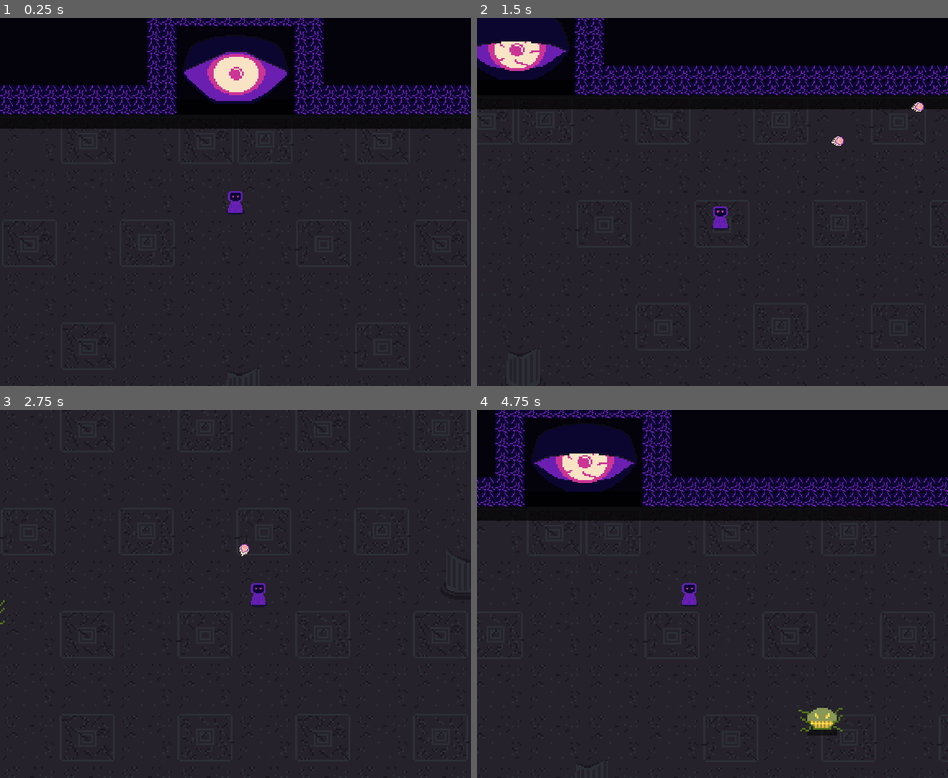
Above: before the commit, frames 1-4 (two rows, left to right).
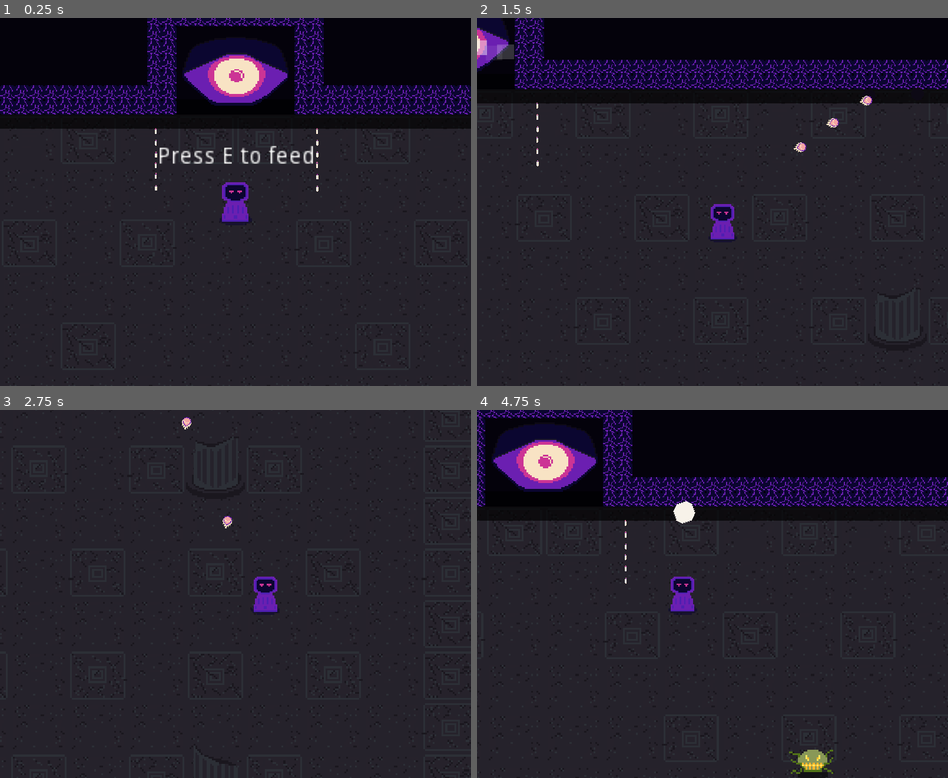
Above: after the commit, the same moments.

Repository: LeoCal4/LD46-Sanjuro-Game
Game: Godot game, scene res://Scene1.tscn
Two runs of this game, one before a commit and one after it. Both use one fixed random seed, a clock stepped at 60 frames per second and the inputs below. The engine's default icon, where the game draws it, is replaced by a stand-in: a white triangle on a blue panel in a dark square.
Inputs (mouse positions are in pixels of both pictures, inside the frame that each line leads up to):
- Up to frame 1 (0.25 s): no input
- Up to frame 2 (1.5 s): tap E (action) at 0.5, 0.6 s; move the mouse to (816, 183) at 0.52 s; press the mouse at (816, 183) at 0.53 s; hold Right (right) 0.53-1.28 s; move the mouse to (618, 220) at 1.27 s; release the mouse at (618, 220) at 1.28 s; hold S (down) from 1.28 s (still down); click (618, 220) at 1.35 s
- Up to frame 3 (2.75 s): tap E (action) at 1.55, 2.1 s; move the mouse to (282, 513) at 2.02 s; release S (down) at 2.03 s; press the mouse at (282, 513) at 2.03 s; hold Right (right) from 2.03 s (still down)
- Up to frame 4 (4.75 s): move the mouse to (688, 667) at 2.77 s; release Right (right) at 2.78 s; release the mouse at (688, 667) at 2.78 s; hold Up (up) 2.78-3.53 s; click (688, 667) at 2.85 s; tap E (action) at 3.05, 3.6, 4.55 s; move the mouse to (853, 649) at 3.52 s; press the mouse at (853, 649) at 3.53 s; hold Left (left) from 3.53 s (still down); move the mouse to (571, 538) at 4.27 s; release the mouse at (571, 538) at 4.28 s; click (571, 538) at 4.35 s

The runs differ from the first frame. In frame 1, 1.9% of the frame differs, in the area x 32-68%, y 4-56%; in frame 2, 9.5%; in frame 3, 0.6%; in frame 4, 10%, in the area x 0-100%, y 0-100%.

Commit message:
Added item spawn

Diff:
--- a/Enemy/Enemy.gd
+++ b/Enemy/Enemy.gd
@@ -87,7 +87,7 @@
 func die():
 	var soul = soul_scene.instance()
 	soul.position = position
-	get_tree().get_root().call_deferred('add_child', soul)
+	get_tree().get_root().get_node("/root/Scene1/YSort/").call_deferred('add_child', soul)
 	Globals.add_enemy_killed()
 	queue_free()
 
--- a/Enemy/RangedEnemy.gd
+++ b/Enemy/RangedEnemy.gd
@@ -30,7 +30,7 @@
 			bullet.direction = direction
 			bullet.parent = self
 			bullet.damage = bullet_damage
-			get_tree().get_root().add_child(bullet)
+			get_tree().get_root().get_node("/root/Scene1/YSort/").add_child(bullet)
 			if Globals.sound:
 				$ShootSound.play()
 			time = 0
--- a/EnemySpawner.gd
+++ b/EnemySpawner.gd
@@ -23,4 +23,4 @@
 	var enemy_scene = enemies.front()
 	var enemy = enemy_scene.instance()
 	enemy.position = position
-	get_tree().get_root().call_deferred('add_child', enemy)
+	get_tree().get_root().get_node("/root/Scene1/YSort/").call_deferred('add_child', enemy)
--- /dev/null
+++ b/Floor/Column.tscn
@@ -0,0 +1,22 @@
+[gd_scene load_steps=3 format=2]
+
+[ext_resource path="res://Floor/FloorDetailTileset.png" type="Texture" id=1]
+
+[sub_resource type="CapsuleShape2D" id=1]
+radius = 9.75951
+height = 13.5738
+
+[node name="Column" type="StaticBody2D"]
+scale = Vector2( 2, 2 )
+collision_layer = 4
+collision_mask = 0
+
+[node name="Sprite" type="Sprite" parent="."]
+texture = ExtResource( 1 )
+vframes = 2
+hframes = 2
+
+[node name="CollisionShape2D" type="CollisionShape2D" parent="."]
+position = Vector2( 0, 6 )
+rotation = 1.5708
+shape = SubResource( 1 )
--- a/Globals/Globals.gd
+++ b/Globals/Globals.gd
@@ -3,13 +3,17 @@
 const DEBUG = false
 var sound = true
 var enemy_spawn_delay = 5
+var item_spawn_delay = 15
 var enemies_killed = 0
 var decay_multiplicator = 1
-
 
 func add_enemy_killed():
 	enemies_killed += 1
 	if enemies_killed % 10 == 0:
 		enemy_spawn_delay = max(enemy_spawn_delay - 0.25, 1.5)
-		print("current spawn delay: " + str(enemy_spawn_delay))
 		decay_multiplicator += 0.1
+
+func reset_stats():
+	enemy_spawn_delay = 5
+	enemies_killed = 0
+	decay_multiplicator = 1
--- a/Globals/SceneLoader.gd
+++ b/Globals/SceneLoader.gd
@@ -38,6 +38,7 @@
 
 
 func _disable_ui():
+	Globals.reset_stats()
 	UI.disable_buttons()
 	for enemy in get_tree().get_nodes_in_group('enemies'):
 		enemy.queue_free()
--- a/God/God.gd
+++ b/God/God.gd
@@ -1,6 +1,9 @@
-extends Node2D
+extends StaticBody2D
 
 const MAX_HEALTH = 100
+
+var soul_container_scene = preload("res://Item/SoulContainer.tscn")
+var health_scene = preload("res://Item/HealthPickup.tscn")
 
 onready var label = $Label
 onready var sprite = $Sprite
@@ -14,9 +17,11 @@
 var current_frame = 1
 var hp = MAX_HEALTH / 2 setget set_hp
 var time_passed = 0
+var souls_received = 0
 
 func _ready():
-	center = position
+	center = $Sprite.position
+	randomize()
 
 func _physics_process(delta):
 	time_passed += delta
@@ -24,7 +29,7 @@
 		set_hp(-time_passed * Globals.decay_multiplicator)
 		time_passed = 0
 	angle += rotation_speed * delta
-	position = center + Vector2(sin(angle/2), cos(angle) * radius)
+	$Sprite.position = center + Vector2(sin(angle/2), cos(angle) * radius)
 
 func set_hp(amount):
 	check_berserk(amount)
@@ -58,3 +63,24 @@
 	set_hp(5)
 	soul_particles.emitting = false
 	sprite.frame = current_frame
+	souls_received += 1
+	handle_item_spawn()
+
+func handle_item_spawn():
+	if souls_received % 15 == 0:
+		spawn_soul_container()
+	elif souls_received % 5 == 0:
+		if randf() >= 0.4:
+			spawn_health()
+
+func spawn_soul_container():
+	var soul_container = soul_container_scene.instance()
+	soul_container.global_position = $ItemSpawnPosition.global_position
+	get_tree().get_root().get_node("/root/Scene1/YSort/").call_deferred('add_child', soul_container)
+	print('spawned soul container')
+
+func spawn_health():
+	var health = health_scene.instance()
+	health.global_position = $ItemSpawnPosition.global_position
+	get_tree().get_root().get_node("/root/Scene1/YSort/").call_deferred('add_child', health)
+	print('spawned health')
--- a/God/God.tscn
+++ b/God/God.tscn
@@ -7,8 +7,13 @@
 offsets = PoolRealArray( 0, 0.774834, 0.966887 )
 colors = PoolColorArray( 0.384314, 0.439216, 0.654902, 1, 1, 1, 1, 0.447059, 1, 1, 1, 0 )
 
-[node name="God" type="Node2D"]
+[sub_resource type="RectangleShape2D" id=2]
+extents = Vector2( 42.1964, 10 )
+
+[node name="God" type="StaticBody2D"]
 scale = Vector2( 1.8, 1.6 )
+collision_layer = 4
+collision_mask = 0
 script = ExtResource( 1 )
 
 [node name="Sprite" type="Sprite" parent="."]
@@ -45,3 +50,10 @@
 [node name="RecieveSoul" type="AudioStreamPlayer2D" parent="."]
 volume_db = -10.0
 pitch_scale = 0.8
+
+[node name="CollisionShape2D" type="CollisionShape2D" parent="."]
+position = Vector2( 0, 19.1618 )
+shape = SubResource( 2 )
+
+[node name="ItemSpawnPosition" type="Position2D" parent="."]
+position = Vector2( 0, 76.8443 )
--- a/Item/Item.gd
+++ b/Item/Item.gd
@@ -4,6 +4,7 @@
 var rotation_speed = 1
 var radius = 3
 var angle = 0
+var time = 0
 
 func _ready():
 	center = position
@@ -11,3 +12,6 @@
 func _physics_process(delta):
 	angle += rotation_speed * delta
 	position = center + Vector2(sin(angle/2), cos(angle)) * radius
+	time += delta
+	if time >= 10:
+		queue_free()
--- /dev/null
+++ b/ItemSpawner.gd
@@ -0,0 +1,23 @@
+extends Node2D
+
+export(Array, PackedScene) var items = []
+
+var time_since_last_spawn = 0
+
+func _ready():
+	randomize()
+
+func _physics_process(delta):
+	time_since_last_spawn += delta
+	if time_since_last_spawn >= Globals.item_spawn_delay:
+		var random_spawner_index = randi() % get_child_count()
+		spawn_item(get_child(random_spawner_index).position)
+		time_since_last_spawn = 0
+
+
+func spawn_item(position):
+	items.shuffle()
+	var item_scene = items.front()
+	var item = item_scene.instance()
+	item.position = position
+	get_tree().get_root().get_node("/root/Scene1/YSort/").call_deferred('add_child', item)
--- a/Player/Player.gd
+++ b/Player/Player.gd
@@ -3,7 +3,7 @@
 const FRICTION = 10
 const KNOCKBACK = 100
 
-var max_souls = 3
+var max_souls = 10
 var base_damage = 20
 var max_damage = 100
 var base_move_speed = 3000
@@ -53,6 +53,14 @@
 		health_bar.value = 100
 	if (is_instance_valid(souls_label)):
 		update_souls_label()
+	get_soul()
+	get_soul()
+	get_soul()
+	get_soul()
+	get_soul()
+	get_soul()
+	get_soul()
+	get_soul()
 
 
 func _physics_process(delta):
@@ -93,7 +101,7 @@
 		bullet_instance.damage = damage
 		bullet_instance.parent = self
 		bullet_instance.scale += Vector2(0.1, 0.1) * ((damage - base_damage) / 100)
-		get_tree().get_root().add_child(bullet_instance)
+		get_tree().get_root().get_node("/root/Scene1/YSort").add_child(bullet_instance)
 		if Globals.sound:
 			shoot_sound.play()
 		yield(get_tree().create_timer(shoot_delay), "timeout")
--- a/Scene1.tscn
+++ b/Scene1.tscn
@@ -1,16 +1,23 @@
-[gd_scene load_steps=14 format=2]
+[gd_scene load_steps=21 format=2]
 
 [ext_resource path="res://Scene1.gd" type="Script" id=1]
 [ext_resource path="res://Floor/FloorTileset.tres" type="TileSet" id=2]
 [ext_resource path="res://icon.png" type="Texture" id=3]
-[ext_resource path="res://Walls/Walls.tres" type="TileSet" id=4]
-[ext_resource path="res://God/God.tscn" type="PackedScene" id=5]
-[ext_resource path="res://Enemy/Enemy.tscn" type="PackedScene" id=6]
-[ext_resource path="res://Player/Player.tscn" type="PackedScene" id=7]
-[ext_resource path="res://Enemy/RangedEnemy.tscn" type="PackedScene" id=8]
-[ext_resource path="res://SoulSacrificeArea.gd" type="Script" id=9]
-[ext_resource path="res://EnemySpawner.gd" type="Script" id=10]
-[ext_resource path="res://Sounds/LD45music.wav" type="AudioStream" id=11]
+[ext_resource path="res://Floor/FloorDetailTileset.png" type="Texture" id=4]
+[ext_resource path="res://Walls/Walls.tres" type="TileSet" id=5]
+[ext_resource path="res://God/God.tscn" type="PackedScene" id=6]
+[ext_resource path="res://Enemy/Enemy.tscn" type="PackedScene" id=7]
+[ext_resource path="res://Player/Player.tscn" type="PackedScene" id=8]
+[ext_resource path="res://Enemy/RangedEnemy.tscn" type="PackedScene" id=9]
+[ext_resource path="res://Floor/Column.tscn" type="PackedScene" id=10]
+[ext_resource path="res://SoulSacrificeArea.gd" type="Script" id=11]
+[ext_resource path="res://EnemySpawner.gd" type="Script" id=12]
+[ext_resource path="res://Sounds/LD45music.wav" type="AudioStream" id=13]
+[ext_resource path="res://ItemSpawner.gd" type="Script" id=14]
+[ext_resource path="res://Item/Boots.tscn" type="PackedScene" id=15]
+[ext_resource path="res://Item/Bow.tscn" type="PackedScene" id=16]
+[ext_resource path="res://Item/DamageUp.tscn" type="PackedScene" id=17]
+[ext_resource path="res://Item/SoulContainer.tscn" type="PackedScene" id=18]
 
 [sub_resource type="NavigationPolygon" id=1]
 vertices = PoolVector2Array( -500.527, 9.47507, 1014.5, 6.90161, 1015.97, 826.165, -505.241, 828.016 )
@@ -22,6 +29,9 @@
 
 [node name="Scene1" type="Node2D"]
 script = ExtResource( 1 )
+__meta__ = {
+"_edit_lock_": true
+}
 
 [node name="Floor" type="TileMap" parent="."]
 position = Vector2( 528.042, 34.0734 )
@@ -46,11 +56,110 @@
 "_edit_lock_": true
 }
 
+[node name="Candles" type="Node2D" parent="."]
+editor/display_folded = true
+
+[node name="Candle" type="Sprite" parent="Candles"]
+position = Vector2( 697.416, 52.0112 )
+scale = Vector2( 0.3, 0.3 )
+texture = ExtResource( 4 )
+vframes = 2
+hframes = 2
+frame = 2
+
+[node name="Candle9" type="Sprite" parent="Candles"]
+position = Vector2( 697.416, 89.0112 )
+scale = Vector2( 0.3, 0.3 )
+texture = ExtResource( 4 )
+vframes = 2
+hframes = 2
+frame = 2
+
+[node name="Candle2" type="Sprite" parent="Candles"]
+position = Vector2( 697.677, 64.5431 )
+scale = Vector2( 0.3, 0.3 )
+texture = ExtResource( 4 )
+vframes = 2
+hframes = 2
+frame = 2
+
+[node name="Candle7" type="Sprite" parent="Candles"]
+position = Vector2( 697.677, 100.543 )
+scale = Vector2( 0.3, 0.3 )
+texture = ExtResource( 4 )
+vframes = 2
+hframes = 2
+frame = 2
+
+[node name="Candle3" type="Sprite" parent="Candles"]
+position = Vector2( 697.817, 77.5512 )
+scale = Vector2( 0.3, 0.3 )
+texture = ExtResource( 4 )
+vframes = 2
+hframes = 2
+frame = 2
+
+[node name="Candle8" type="Sprite" parent="Candles"]
+position = Vector2( 697.817, 113.551 )
+scale = Vector2( 0.3, 0.3 )
+texture = ExtResource( 4 )
+vframes = 2
+hframes = 2
+frame = 2
+
+[node name="Candle4" type="Sprite" parent="Candles"]
+position = Vector2( 873.055, 64.3167 )
+scale = Vector2( 0.3, 0.3 )
+texture = ExtResource( 4 )
+vframes = 2
+hframes = 2
+frame = 2
+
+[node name="Candle10" type="Sprite" parent="Candles"]
+position = Vector2( 873.055, 101.317 )
+scale = Vector2( 0.3, 0.3 )
+texture = ExtResource( 4 )
+vframes = 2
+hframes = 2
+frame = 2
+
+[node name="Candle6" type="Sprite" parent="Candles"]
+position = Vector2( 872.794, 51.7847 )
+scale = Vector2( 0.3, 0.3 )
+texture = ExtResource( 4 )
+vframes = 2
+hframes = 2
+frame = 2
+
+[node name="Candle12" type="Sprite" parent="Candles"]
+position = Vector2( 872.794, 88.7847 )
+scale = Vector2( 0.3, 0.3 )
+texture = ExtResource( 4 )
+vframes = 2
+hframes = 2
+frame = 2
+
+[node name="Candle5" type="Sprite" parent="Candles"]
+position = Vector2( 873.194, 77.3248 )
+scale = Vector2( 0.3, 0.3 )
+texture = ExtResource( 4 )
+vframes = 2
+hframes = 2
+frame = 2
+
+[node name="Candle11" type="Sprite" parent="Candles"]
+position = Vector2( 873.194, 114.325 )
+scale = Vector2( 0.3, 0.3 )
+texture = ExtResource( 4 )
+vframes = 2
+hframes = 2
+frame = 2
+
 [node name="Walls" type="TileMap" parent="." groups=[
 "walls",
 ]]
 position = Vector2( 528.042, 34.0734 )
-tile_set = ExtResource( 4 )
+tile_set = ExtResource( 5 )
 cell_size = Vector2( 16, 16 )
 collision_layer = 4
 collision_mask = 0
@@ -62,31 +171,45 @@
 
 [node name="God" parent="." groups=[
 "god",
-] instance=ExtResource( 5 )]
+] instance=ExtResource( 6 )]
 position = Vector2( 783.679, -13.1918 )
 
-[node name="FloorDetails" type="TileMap" parent="."]
-scale = Vector2( 1.5, 1.5 )
-tile_set = ExtResource( 2 )
-cell_size = Vector2( 32, 40 )
-cell_y_sort = true
-collision_layer = 4
-collision_mask = 0
-format = 1
-tile_data = PoolIntArray( 65542, 8, 0, 65565, 9, 0, 327686, 8, 0, 327696, 9, 0, 327709, 8, 0, 655366, 9, 0, 655376, 8, 0, 655389, 9, 0 )
-
 [node name="YSort" type="YSort" parent="."]
-
-[node name="Enemy" parent="YSort" instance=ExtResource( 6 )]
+editor/display_folded = true
+__meta__ = {
+"_edit_lock_": true
+}
+
+[node name="Enemy" parent="YSort" instance=ExtResource( 7 )]
 position = Vector2( 772.417, 488.198 )
 
 [node name="Player" parent="YSort" groups=[
 "player",
-] instance=ExtResource( 7 )]
+] instance=ExtResource( 8 )]
 position = Vector2( 784.019, 129.036 )
 
-[node name="RangedEnemy" parent="YSort" instance=ExtResource( 8 )]
+[node name="RangedEnemy" parent="YSort" instance=ExtResource( 9 )]
 position = Vector2( 125.348, 74.5739 )
+
+[node name="Column" parent="YSort" instance=ExtResource( 10 )]
+position = Vector2( 302.986, 615.556 )
+
+[node name="Column2" parent="YSort" instance=ExtResource( 10 )]
+editor/display_folded = true
+position = Vector2( 1264.27, 277.906 )
+
+[node name="Sprite" parent="YSort/Column2" index="0"]
+frame = 1
+
+[node name="Column3" parent="YSort" instance=ExtResource( 10 )]
+position = Vector2( 1264.27, 620.148 )
+
+[node name="Column4" parent="YSort" instance=ExtResource( 10 )]
+editor/display_folded = true
+position = Vector2( 304.834, 277.746 )
+
+[node name="Sprite" parent="YSort/Column4" index="0"]
+frame = 1
 
 [node name="Navigation2D" type="Navigation2D" parent="." groups=[
 "navigation2d",
@@ -112,11 +235,17 @@
 [node name="CollisionShape2D" type="CollisionShape2D" parent="SoulSacrificeArea"]
 position = Vector2( -29.7478, -0.710938 )
 shape = SubResource( 2 )
+__meta__ = {
+"_edit_lock_": true
+}
 
 [node name="EnemySpawner" type="Node2D" parent="."]
 editor/display_folded = true
-script = ExtResource( 10 )
-enemies = [ ExtResource( 6 ), ExtResource( 8 ) ]
+script = ExtResource( 12 )
+__meta__ = {
+"_edit_lock_": true
+}
+enemies = [ ExtResource( 7 ), ExtResource( 9 ) ]
 
 [node name="Position2D" type="Position2D" parent="EnemySpawner"]
 position = Vector2( 175.106, 174.626 )
@@ -257,8 +386,22 @@
 position = Vector2( 1069.29, 290.721 )
 
 [node name="BackgroundMusic" type="AudioStreamPlayer" parent="."]
-stream = ExtResource( 11 )
+stream = ExtResource( 13 )
 volume_db = -15.0
 autoplay = true
+
+[node name="ItemSpawner" type="Node2D" parent="."]
+script = ExtResource( 14 )
+items = [ ExtResource( 15 ), ExtResource( 16 ), ExtResource( 17 ), ExtResource( 18 ) ]
+
+[node name="Position2D" type="Position2D" parent="ItemSpawner"]
+position = Vector2( 44.4336, 843.116 )
+
+[node name="Position2D2" type="Position2D" parent="ItemSpawner"]
+position = Vector2( 1520.88, 844.786 )
 [connection signal="body_entered" from="SoulSacrificeArea" to="SoulSacrificeArea" method="_on_SoulSacrificeArea_body_entered"]
 [connection signal="body_exited" from="SoulSacrificeArea" to="SoulSacrificeArea" method="_on_SoulSacrificeArea_body_exited"]
+
+[editable path="YSort/Column2"]
+
+[editable path="YSort/Column4"]
Not shown: 1 places in God/God.tscn that only renumber resources
Not shown: 1 places in Scene1.tscn that only renumber resources
